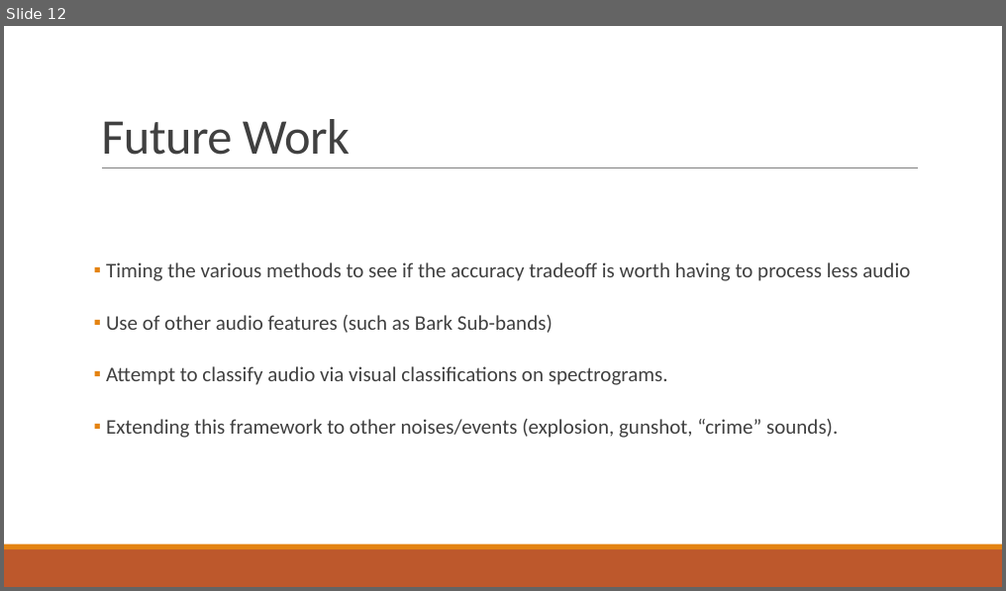
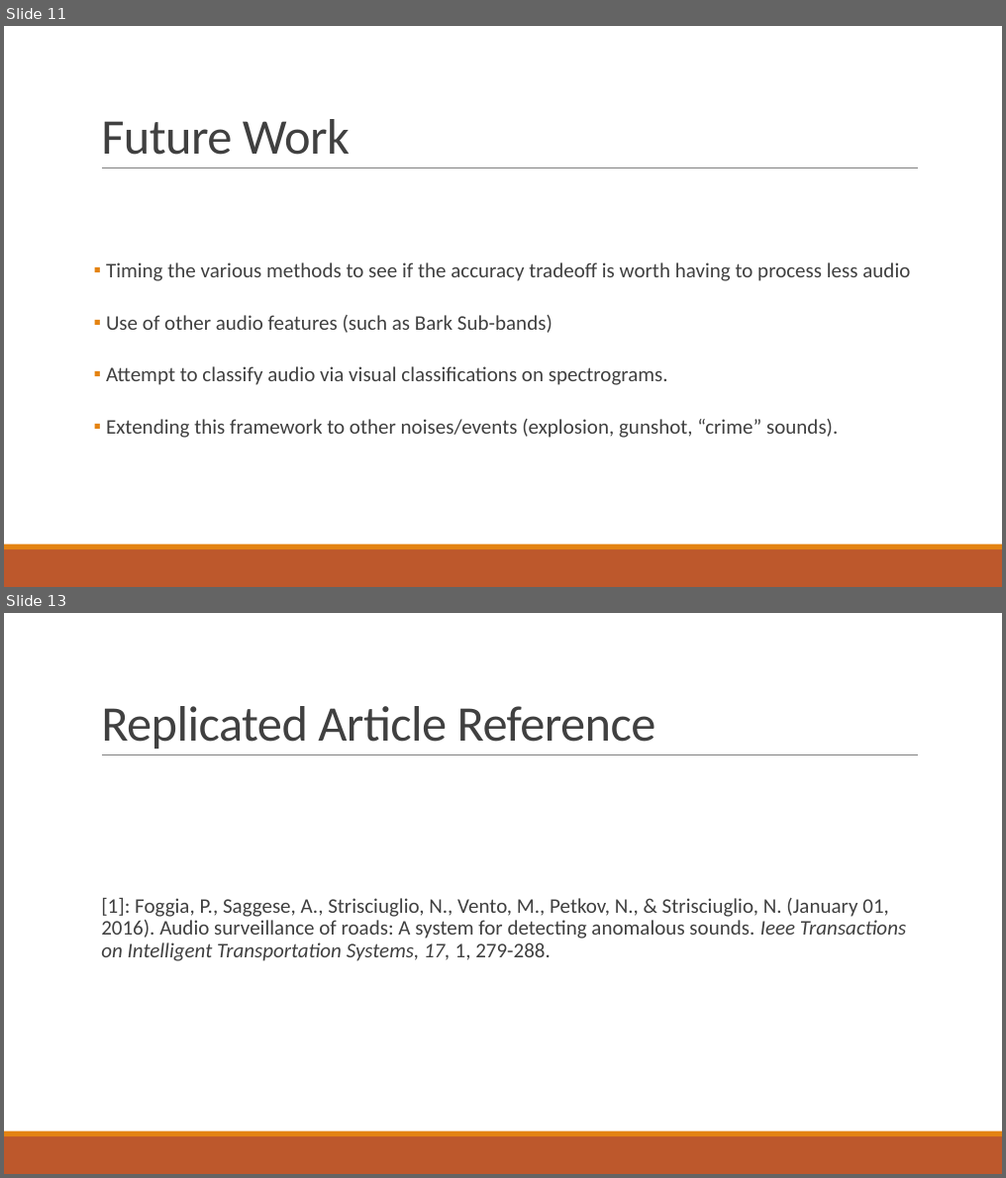
Before and after one commit to crabtreej/CrashAudioClassifier, a slide deck: AI_2_Presentation.pptx. Shown one above the other, each under a label of ours: slide 12 before the commit, slides 11 and 13 after it; the slides between them are not shown. The pictures are 1006x591 and 1006x1178 pixels, drawn with LibreOffice and Linux fonts; fonts in the diff are those of the drawing. Boxes give left, top, right and bottom in pixels: in the first picture for what was removed or moved away, otherwise in the second. Text is boxed around its words. In the diff, an @@ line names an element or a change of style, - is before the commit and + after.

```diff
--- a/AI_2_Presentation.pptx
+++ b/AI_2_Presentation.pptx
@@ slide 13 added at bbox=[4, 613, 1002, 1174], background #FFFFFF; not listed: 3 template elements that a slide beside it also shows @@
@@ title added at bbox=[101, 706, 656, 749], 48 pt, text #404040 @@
+Replicated Article Reference
@@ text added at bbox=[101, 898, 906, 961], 20 pt, text #404040 @@
+  [1]: Foggia, P., Saggese, A., Strisciuglio, N., Vento, M., Petkov, N., & Strisciuglio, N. (January 01, 2016). Audio surveillance of roads: A system for detecting anomalous sounds. Ieee Transactions on Intelligent Transportation Systems, 17, 1, 279-288.
@@ what was slide 12 is now slide 11 @@
```
Also in this commit, not shown: 1 slide changed, 1 slide removed.
